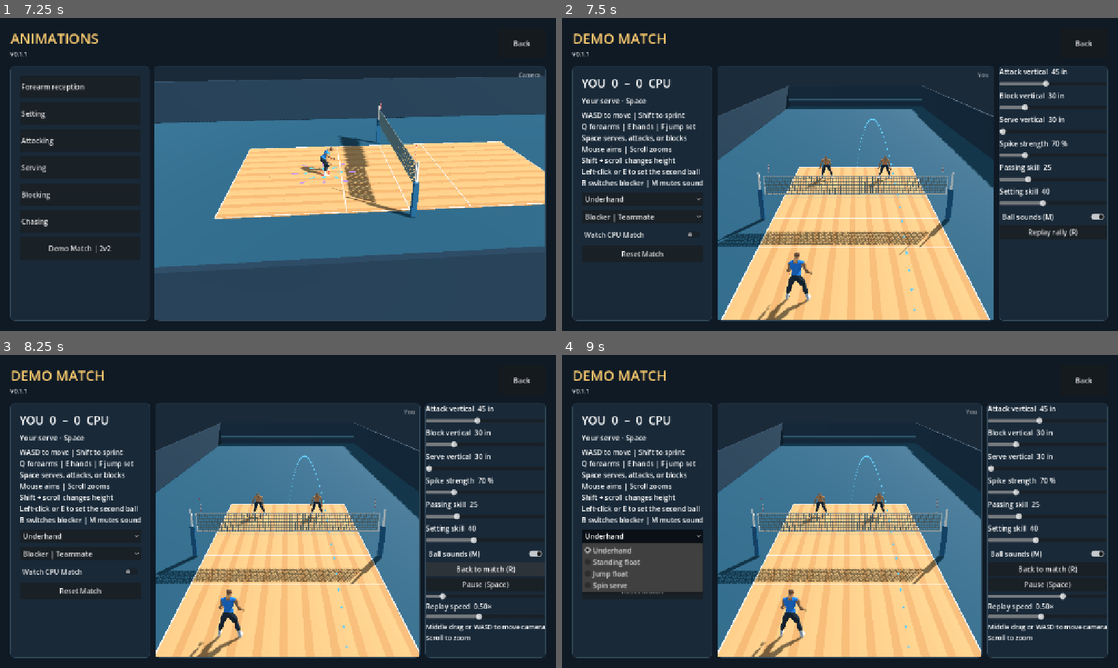
Above: before the commit, frames 1-4 (two rows, left to right).
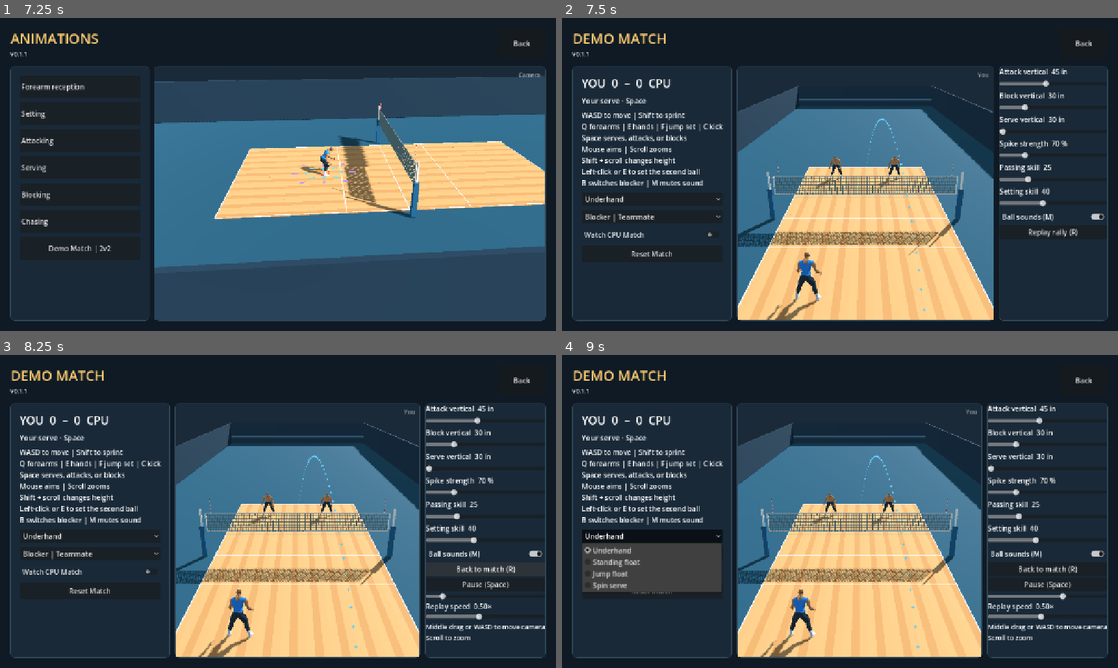
Above: after the commit, the same moments.

Repository: foreandr/volleyball
Game: Godot game, scene res://scenes/main.tscn
The game is run twice, just before and just after one commit, with the same random seed, the same clock (stepped at 60 frames per second) and the same inputs.
Inputs:
- Up to frame 1 (7.25 s): click "Story" at 0.5 s; click "Back" at 1.25 s; click "Story" at 2 s; click "New" at 2.75 s; click "Back" at 3.5 s; click "New" at 4.25 s; click "Save" at 5 s; click "Back" at 5.75 s; click "Continue" at 6.5 s
- Up to frame 2 (7.5 s): click "Demo Match | 2v2" at 7.25 s
- Up to frame 3 (8.25 s): click "Replay rally (R)" at 8 s
- Up to frame 4 (9 s): click "Underhand" at 8.75 s

Frame 1 is identical in both runs. In frame 2, 8.7% of the frame differs, in the area x 10-78%, y 15-97%; in frame 3, 8.5%; in frame 4, 8.9%, in the area x 8-76%, y 15-97%.

Commit message:
Propose foot-save for match review

Diff:
--- a/scripts/story_animations.gd
+++ b/scripts/story_animations.gd
@@ -258,7 +258,7 @@
 	var status := label("",17)
 	status.autowrap_mode = TextServer.AUTOWRAP_WORD_SMART
 	content.add_child(status)
-	content.add_child(label("WASD to move | Shift to sprint\nQ forearms | E hands | F jump set\nSpace serves, attacks, or blocks\nMouse aims | Scroll zooms\nShift + scroll changes height\nLeft-click or E to set the second ball\nB switches blocker | M mutes sound",16))
+	content.add_child(label("WASD to move | Shift to sprint\nQ forearms | E hands | F jump set | C kick\nSpace serves, attacks, or blocks\nMouse aims | Scroll zooms\nShift + scroll changes height\nLeft-click or E to set the second ball\nB switches blocker | M mutes sound",16))
 	var styles := OptionButton.new()
 	for title in ["Underhand","Standing float","Jump float","Spin serve"]: styles.add_item(title)
 	styles.focus_mode = Control.FOCUS_NONE
@@ -1974,7 +1974,7 @@
 			toggle_match_replay()
 			get_viewport().set_input_as_handled()
 			return
-		if demo_match.replay.active and event.keycode in [KEY_Q,KEY_E,KEY_I,KEY_F,KEY_B,KEY_SPACE]:
+		if demo_match.replay.active and event.keycode in [KEY_Q,KEY_E,KEY_I,KEY_F,KEY_C,KEY_B,KEY_SPACE]:
 			if event.keycode == KEY_SPACE and event.pressed: toggle_match_replay_playback()
 			get_viewport().set_input_as_handled()
 			return
@@ -1986,6 +1986,7 @@
 				KEY_Q: demo_match.input_receive(0)
 				KEY_E, KEY_I: demo_match.input_receive(1)
 				KEY_F: demo_match.input_receive(2)
+				KEY_C: demo_match.input_kick()
 				KEY_B:
 					var index := 0 if demo_match.player_blocks else 1
 					match_block_choice.select(index)
@@ -1994,7 +1995,7 @@
 				KEY_F8:
 					if demo_match.mark_trace(): show_marker_popup()
 				KEY_ESCAPE: open_menu()
-		if event.keycode in [KEY_Q,KEY_E,KEY_I,KEY_F,KEY_B,KEY_M,KEY_F8,KEY_ESCAPE]:
+		if event.keycode in [KEY_Q,KEY_E,KEY_I,KEY_F,KEY_C,KEY_B,KEY_M,KEY_F8,KEY_ESCAPE]:
 			get_viewport().set_input_as_handled()
 		return
 	if is_instance_valid(blocking_practice) and event is InputEventKey:
--- a/scripts/volleyball_match.gd
+++ b/scripts/volleyball_match.gd
@@ -116,6 +116,7 @@
 var last_player := -1
 var last_was_block := false
 var expected_hitter := -1
+var kick_pressed_until := -INF
 var space_held := false
 var requested := -1
 var request_age := -INF
@@ -281,6 +282,7 @@
 func begin_point() -> void:
 	replay.finish_point()
 	last_input_at = -INF
+	kick_pressed_until = -INF
 	last_input_technique = -1
 	bounce_end = 0.0
 	bounce_start = 0.0
@@ -1311,6 +1313,73 @@
 			var result := Bump.Accuracy.pass_velocity(frame.to_local(catch_point),target,45.0,spread)
 			receive_contact(index,catch_point,frame.global_basis*result,technique)
 
+func input_kick() -> void:
+	if spectator or phase != Phase.LIVE or receiving_team != 0 or not can_play_forearms(0): return
+	kick_pressed_until = match_clock+0.20
+
+func try_foot_save(previous: float) -> void:
+	if flight_kind == "serve" or held_ball or elapsed > flight_end()+0.05: return
+	var end := flight_end()
+	var first := path_point(previous)
+	var last := path_point(minf(elapsed,end))
+	var lookahead := path_point(minf(end,elapsed+0.060))
+	if minf(last.y,lookahead.y) > 0.42 or maxf(first.y,last.y) < Flight.FLOOR: return
+	var side := receiving_team
+	for index in range(side*2,side*2+2):
+		if is_human(index) and match_clock > kick_pressed_until: continue
+		if index == last_player and not last_was_block: continue
+		if not can_play_forearms(index) or owns_action(index) or recoveries.has(index): continue
+		var bump := platforms[index]
+		if bump.low_save.active or is_finite(bump.touch_time): continue
+		if is_finite(bump.pose_started_at):
+			var reachable: PackedVector3Array = bump.dig_contact_segment(bump.to_local(last),bump.to_local(lookahead))
+			if reachable[0].distance_to(reachable[1]) <= Net.RADIUS+0.055: continue
+		var actor := players[index]
+		if actor.global_position.slide(Vector3.UP).distance_to(last.slide(Vector3.UP)) > 0.95: continue
+		var rig: Skeleton3D = actor.skeleton
+		var foot_side := ""
+		var goal := Vector3.ZERO
+		var gap := 0.35
+		for suffix in ["l","r"]:
+			var toe := rig.to_global(rig.get_bone_global_pose(rig.find_bone("ball_"+suffix)).origin)
+			var aim := Geometry3D.get_closest_point_to_segment(toe,last,lookahead)
+			var distance := toe.distance_to(aim)
+			if distance < gap and aim.y <= 0.42:
+				gap = distance
+				goal = aim
+				foot_side = suffix
+		if foot_side.is_empty(): continue
+		var foot := "foot_"+foot_side
+		var toe_bone := "ball_"+foot_side
+		var author: RefCounted = actor.get_pose_author()
+		var pose: Array[Transform3D] = []
+		for bone in rig.get_bone_count(): pose.append(rig.get_bone_pose(bone))
+		var ankle: Vector3 = author.point(pose,foot)
+		var toe: Vector3 = author.point(pose,toe_bone)
+		var shift := (rig.to_local(goal-Vector3.UP*0.055)-toe).limit_length(0.30)
+		var lift := 1.0-smoothstep(0.16,0.35,gap)
+		author.limb(pose,"thigh_"+foot_side,"calf_"+foot_side,foot,ankle+shift*lift,Vector3(0.10 if foot_side == "l" else -0.10,0.12,1.0),1.0,174.0)
+		for name_ in ["thigh_"+foot_side,"calf_"+foot_side,foot]:
+			var bone := rig.find_bone(name_)
+			rig.set_bone_pose_rotation(bone,pose[bone].basis.get_rotation_quaternion())
+		animated[index] = true
+		var a := rig.to_global(rig.get_bone_global_pose(rig.find_bone(foot)).origin)
+		var b := rig.to_global(rig.get_bone_global_pose(rig.find_bone(toe_bone)).origin)
+		var pair := Geometry3D.get_closest_points_between_segments(first,last,a,b)
+		var contact := pair[0]
+		if contact.y > 0.42 or frames[side].to_local(contact).z > Net.NET_Z+0.07 or contact.distance_to(pair[1]) > Net.RADIUS+0.055: continue
+		if not can_touch(index): return
+		kick_pressed_until = -INF
+		show_key(index,"C | Kick")
+		begin_recovery(index)
+		var heading := Vector3.BACK.rotated(Vector3.UP,randf_range(-PI,PI))
+		var rebound := heading*randf_range(1.8,6.0)+Vector3.UP*randf_range(3.2,6.0)
+		trace.write("foot_save",match_clock,{"player":index,"foot":foot_side,"point":contact,"rebound":rebound},true)
+		stroke = "Kick save"
+		play_touch()
+		launch(contact,rebound,"pass",index)
+		return
+
 func deflect_defender_body(previous: float) -> void:
 	if flight_kind not in ["spike","dump","block"] or held_ball: return
 	var first := path_point(previous)
@@ -1831,6 +1900,8 @@
 	held_ball = false
 	tick_receive(delta,previous)
 	if flight_number != current_flight or phase != Phase.LIVE: return
+	try_foot_save(previous)
+	if flight_number != current_flight or phase != Phase.LIVE: return
 	deflect_defender_body(previous)
 	if flight_number != current_flight or phase != Phase.LIVE: return
 	advance_idle_players(delta)
